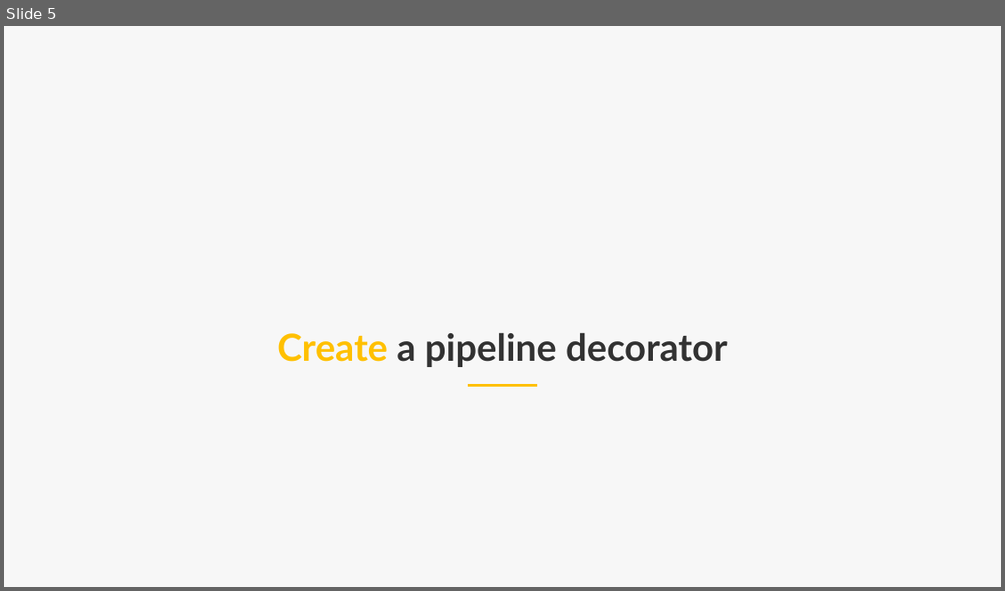
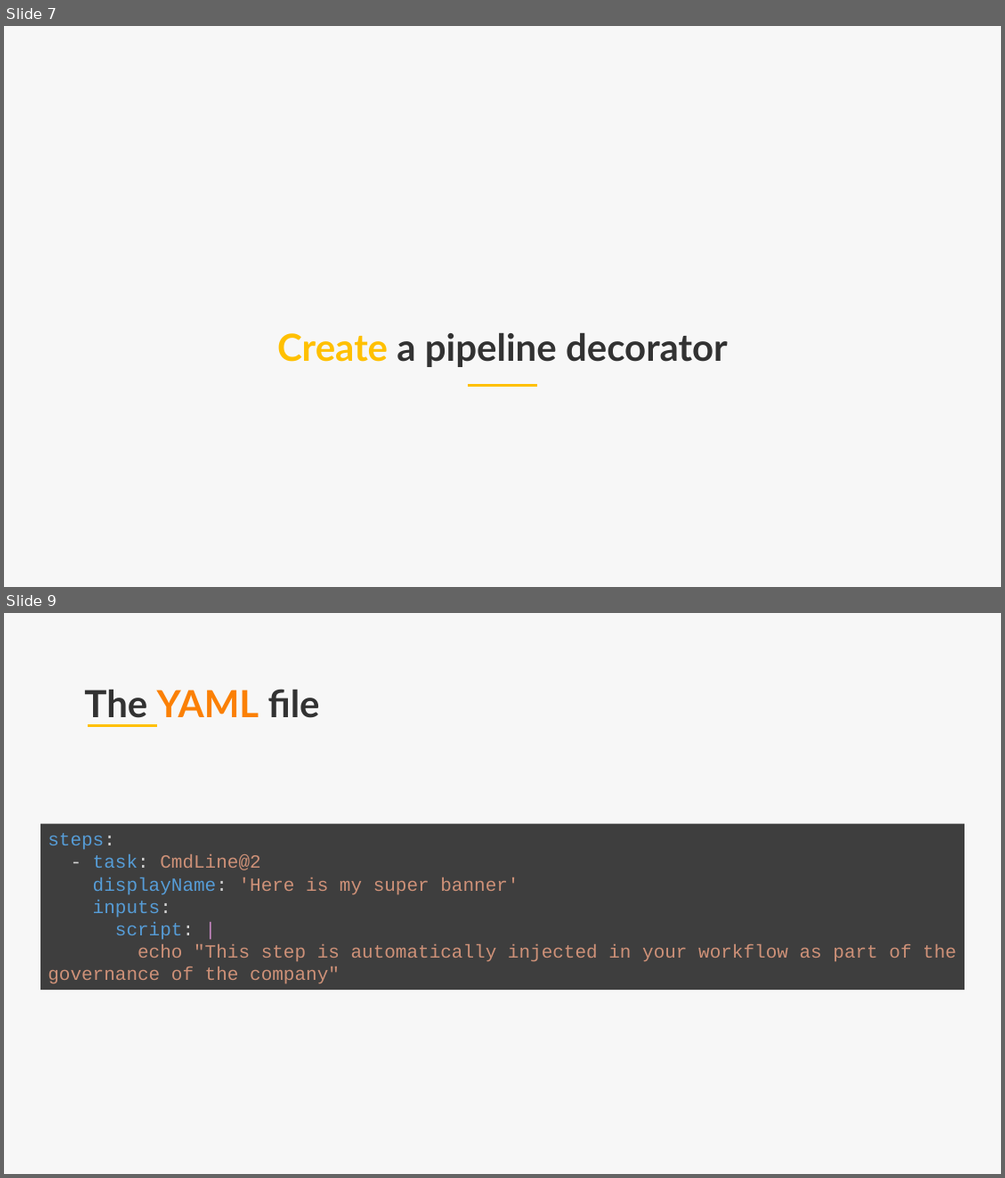
Before and after one commit to lgmorand/azure-devops-pipeline-decorators, a slide deck: presentation/Azure DevOps - pipeline decorators.pptx. Shown one above the other, each under a label of ours: slide 5 before the commit, slides 7 and 9 after it; the slides between them are not shown. The pictures are 1005x591 and 1005x1178 pixels, drawn with LibreOffice and Linux fonts; fonts in the diff are those of the drawing; background and template pictures are left out. Boxes give left, top, right and bottom in pixels: in the first picture for what was removed or moved away, otherwise in the second. Text is boxed around its words. In the diff, an @@ line names an element or a change of style, - is before the commit and + after.

```diff
--- a/presentation/Azure DevOps - pipeline decorators.pptx
+++ b/presentation/Azure DevOps - pipeline decorators.pptx
@@ slide 9 added at bbox=[4, 613, 1001, 1174], background #F7F7F7 @@
@@ text added at bbox=[84, 689, 320, 718], 36 pt, text #323232, bold @@
+The YAML file
@@ line added from (88, 725) to (157, 725), #FFC000 2.25 pt @@
@@ rectangle added at bbox=[40, 824, 964, 989], fill #3E3E3E, 18 pt, text #CE9178 @@
+steps:
+- task: CmdLine@2
+displayName: 'Here is my super banner'
+inputs:
+script: |
+echo "This step is automatically injected in your workflow as part of the governance of the company"
@@ what was slide 5 is now slide 7 @@
```
Also in this commit, not shown: 3 slides changed, 12 other slides added, 6 slides removed.
